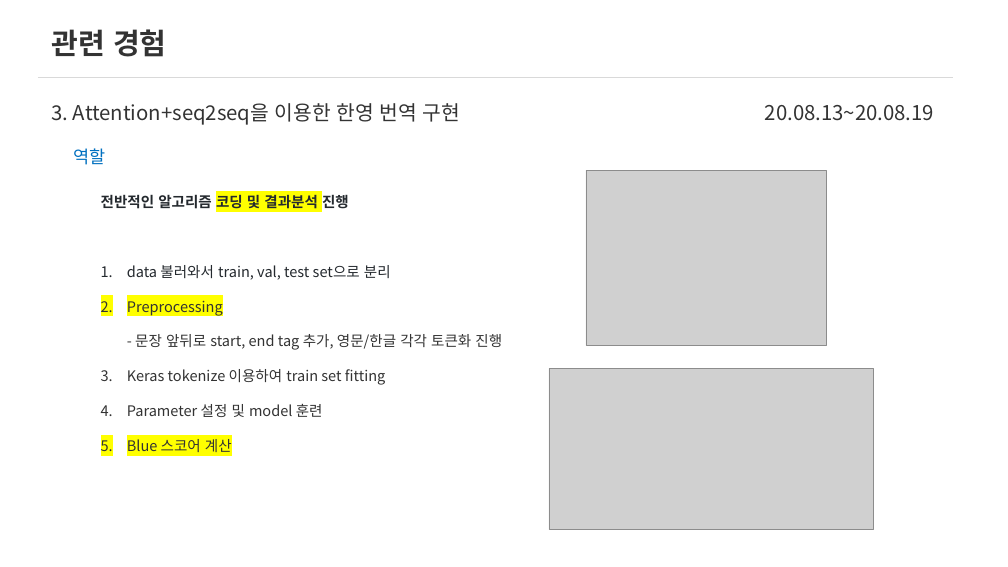
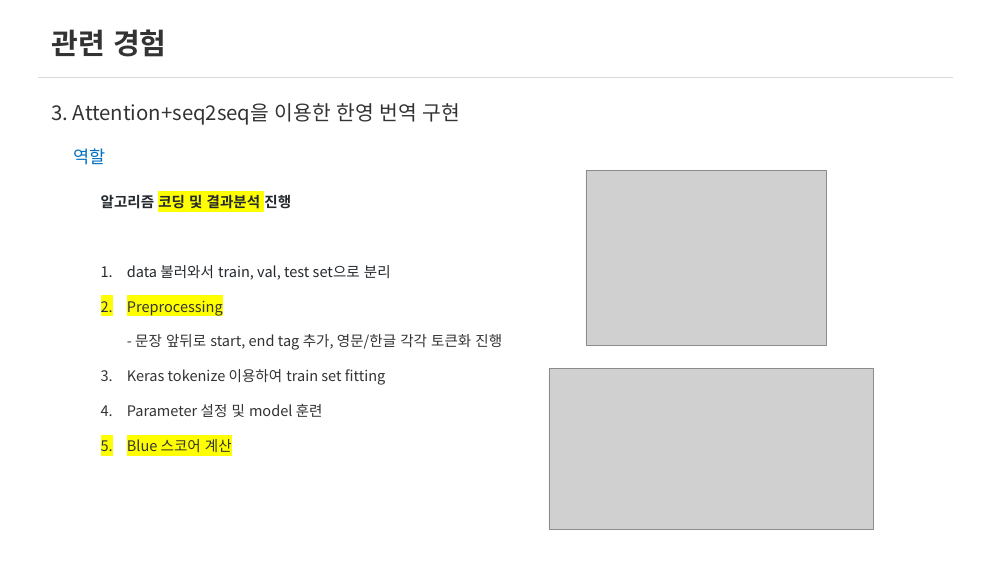
Before and after one commit to Changyoon-Lee/portfolio, a slide deck: slide 10 of 포트폴리오.pptx. Drawn at 1008x567 pixels with LibreOffice and Linux fonts; fonts in the diff are those of the drawing; grey boxes stand for pictures. Boxes give left, top, right and bottom in pixels: in the first picture for what was removed or moved away, otherwise in the second. Text is boxed around its words. In the diff, an @@ line names an element or a change of style, - is before the commit and + after.

```diff
--- a/포트폴리오.pptx
+++ b/포트폴리오.pptx
@@ text removed at bbox=[765, 105, 934, 121] @@
-20.08.13~20.08.19
@@ text at bbox=[101, 194, 291, 209]: text changed @@
-전반적인 알고리즘 코딩 및 결과분석 진행
+알고리즘 코딩 및 결과분석 진행
```
Also in this commit, not shown: 18 other slides changed, 3 other files.
